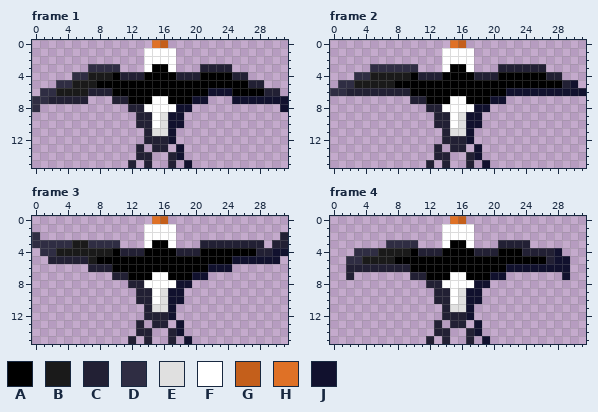
A pixel-art file gets an edit: assets/albatross/albatross.aseprite. Above is the file before it was changed.
32x16 pixels, 10 frames. Colours within 5 levels of each other are drawn and written as one. Shown: frame 1, frame 2, frame 3, frame 4. The commit also changed other frames, which this record leaves out.
Palette (. is transparent): A #000000  B #1a1a1a  C #222034  D #2f2d43  E #e0e0e0  F #ffffff  G #c45f1b  H #df7126  J #11112e
Pixels before, frame 1, first column x 0:
 0 ...............HG...............
 1 ..............FFFF..............
 2 ..............FFFF..............
 3 .......DDDD...FAAF...CCCC.......
 4 .....DDBBBACCCAAAACCCAAAACC.....
 5 ...DDBBBAAAAAAAAAAAAAAAAAAACC...
 6 .DDBBBBCCCAAAAAAAAAAAAJJJAAAACC.
 7 DDCCCCC...CCAAAFFAAAJJ...JJJJJJJ
 8 D...........CCFFFFJJ...........J
 9 .............CCFEJJ.............
10 .............CCFEJJ.............
11 ..............CEEJ..............
12 ..............CCCJ..............
13 .............C.CC.J.............
14 .............CC..CJ.............
15 ............C.C..C.J............
Pixels before, frame 2, first column x 0:
 0 ...............HG...............
 1 ..............FFFF..............
 2 ..............FFFF..............
 3 .....DDDDDD...FAAF...CCCCCC.....
 4 ...DDBBBBBACCCAAAACCCAAAAAACC...
 5 .DDBBBBBAAAAAAAAAAAAAAAAAAAAACJ.
 6 DDCCCCCCCCAAAAAAAAAAAAJJJJJJJJJJ
 7 ..........CCAAAFFAAAJJ..........
 8 ............CCFFFFJJ............
 9 .............CCFEJJ.............
10 .............CCFEJJ.............
11 ..............CEEJ..............
12 ..............CCCJ..............
13 .............C.CC.J.............
14 .............CC..CJ.............
15 ............C.C..C.J............
Pixels before, frame 3, first column x 0:
 0 ...............HG...............
 1 ..............FFFF..............
 2 D.............FFFF.............C
 3 DDDDDBBDDDD...FAAF...CCCCCCCC.CC
 4 .DDBBBBBBBACCCAAAACCCAAAAAAACCJJ
 5 ..CCCCCBAAAAAAAAAAAAAAAAAJJJJJJ.
 6 .......CCCAAAAAAAAAAAAJJJ.......
 7 ..........CCAAAFFAAAJJ..........
 8 ............CCFFFFJJ............
 9 .............CCFEJJ.............
10 .............CCFEJJ.............
11 ..............CEEJ..............
12 ..............CCCJ..............
13 .............C.CC.J.............
14 .............CC..CJ.............
15 ............C.C..C.J............
Pixels before, frame 4, first column x 2:
 0 .............HG.............
 1 ............FFFF............
 2 ............FFFF............
 3 .....DDDD...FAAF...CCCC.....
 4 .DDDBBBBACCCAAAACCCAAACCCCJ.
 5 DDBBBBAAAAAAAAAAAAAAAAAAACJJ
 6 CCCCCCCCAAAAAAAAAAAAJJJJJJJJ
 7 C.......CCAAAFFAAAJJ.......J
 8 ..........CCFFFFJJ..........
 9 ...........CCFEJJ...........
10 ...........CCFEJJ...........
11 ............CEEJ............
12 ............CCCJ............
13 ...........C.CC.J...........
14 ...........CC..CJ...........
15 ..........C.C..C.J..........
Now the later version:
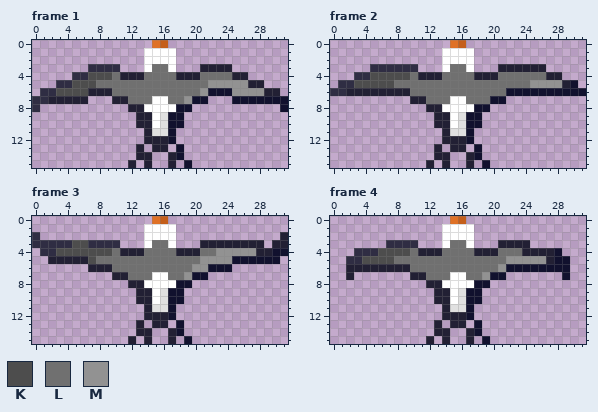
Colours new in this view: K #4d4d4d  L #707070  M #929292
Change:
{"change": "layer \"regular\" added"}
{"change": "layer \"grey-variation\" added"}
{"change": "layer \"Layer 1\" removed"}
{"where": "frame 1, layer \"grey-variation\""}
{"frame":1,"y":3,"x":15,"old":"AA","new":"LL"}
{"frame":1,"y":4,"x":7,"old":"BBBA","new":"KKKL"}
{"frame":1,"y":4,"x":14,"old":"AAAA","new":"LLLL"}
{"frame":1,"y":4,"x":21,"old":"AAAA","new":"LLLL"}
{"frame":1,"y":5,"x":5,"old":"BBBAAAAAAAAAAAAAAAAAAA","new":"KKKLLLLLLLLLLLLLLMMMMM"}
{"frame":1,"y":6,"x":3,"old":"BBBB","new":"KKKK"}
{"frame":1,"y":6,"x":10,"old":"AAAAAAAAAAAA","new":"LLLLLLLLLLLM"}
{"frame":1,"y":6,"x":25,"old":"AAAA","new":"MMMM"}
{"frame":1,"y":7,"x":12,"old":"AAA","new":"LLL"}
{"frame":1,"y":7,"x":17,"old":"AAA","new":"LLM"}
{"where": "frame 2, layer \"grey-variation\""}
{"frame":2,"y":3,"x":15,"old":"AA","new":"LL"}
{"frame":2,"y":4,"x":5,"old":"BBBBBA","new":"KKKKKL"}
{"frame":2,"y":4,"x":14,"old":"AAAA","new":"LLLL"}
{"frame":2,"y":4,"x":21,"old":"AAAAAA","new":"LLLLLL"}
{"frame":2,"y":5,"x":3,"old":"BBBBBAAAAAAAAAAAAAAAAAAAAA","new":"KKKKKLLLLLLLLLLLLLLLLLMMMM"}
{"frame":2,"y":6,"x":10,"old":"AAAAAAAAAAAA","new":"LLLLLLLLLLLL"}
{"frame":2,"y":7,"x":12,"old":"AAA","new":"LLL"}
{"frame":2,"y":7,"x":17,"old":"AAA","new":"LLL"}
{"where": "frame 3, layer \"grey-variation\""}
{"frame":3,"y":3,"x":5,"old":"BB","new":"KK"}
{"frame":3,"y":3,"x":15,"old":"AA","new":"LL"}
{"frame":3,"y":4,"x":3,"old":"BBBBBBBA","new":"KKKKKKKL"}
{"frame":3,"y":4,"x":14,"old":"AAAA","new":"LLLL"}
{"frame":3,"y":4,"x":21,"old":"AAAAAAA","new":"LLMMMMM"}
{"frame":3,"y":5,"x":7,"old":"BAAAAAAAAAAAAAAAAA","new":"KLLLLLLLLLLLLLMMMM"}
{"frame":3,"y":6,"x":10,"old":"AAAAAAAAAAAA","new":"LLLLLLLLLLMM"}
{"frame":3,"y":7,"x":12,"old":"AAA","new":"LLL"}
{"frame":3,"y":7,"x":17,"old":"AAA","new":"LLM"}
{"where": "frame 4, layer \"grey-variation\""}
{"frame":4,"y":3,"x":15,"old":"AA","new":"LL"}
{"frame":4,"y":4,"x":6,"old":"BBBBA","new":"KKKKL"}
{"frame":4,"y":4,"x":14,"old":"AAAA","new":"LLLL"}
{"frame":4,"y":4,"x":21,"old":"AAA","new":"LLL"}
{"frame":4,"y":5,"x":4,"old":"BBBBAAAAAAAAAAAAAAAAAAA","new":"KKKKLLLLLLLLLLLLLLMMMMM"}
{"frame":4,"y":6,"x":10,"old":"AAAAAAAAAAAA","new":"LLLLLLLLLLLM"}
{"frame":4,"y":7,"x":12,"old":"AAA","new":"LLL"}
{"frame":4,"y":7,"x":17,"old":"AAA","new":"LLM"}
